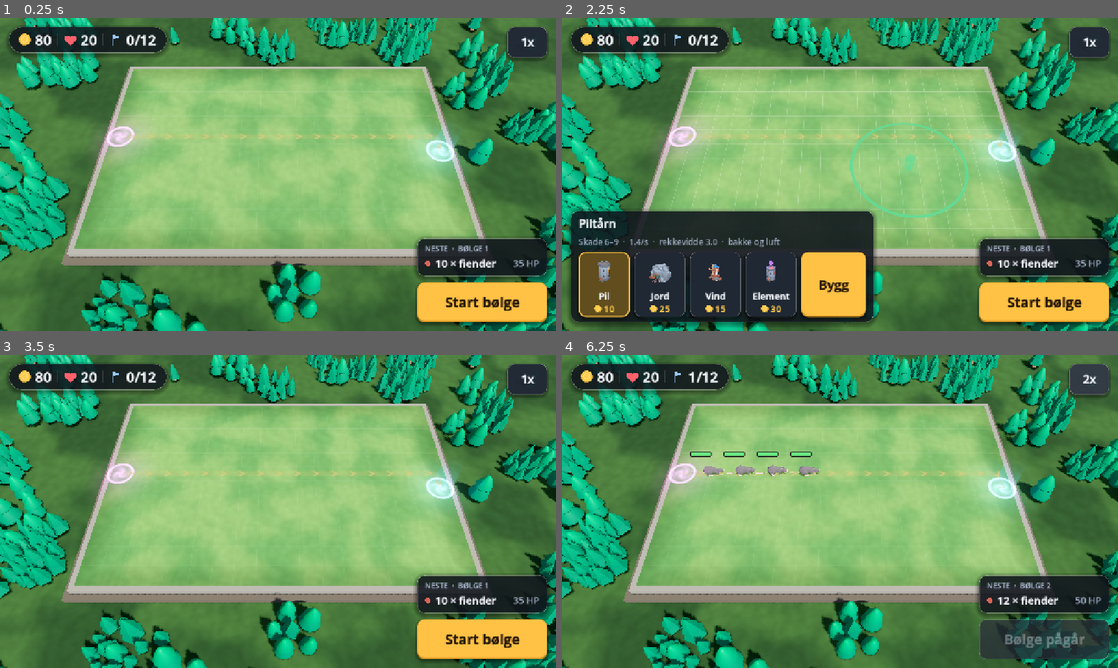
Above: before the commit, frames 1-4 (two rows, left to right).
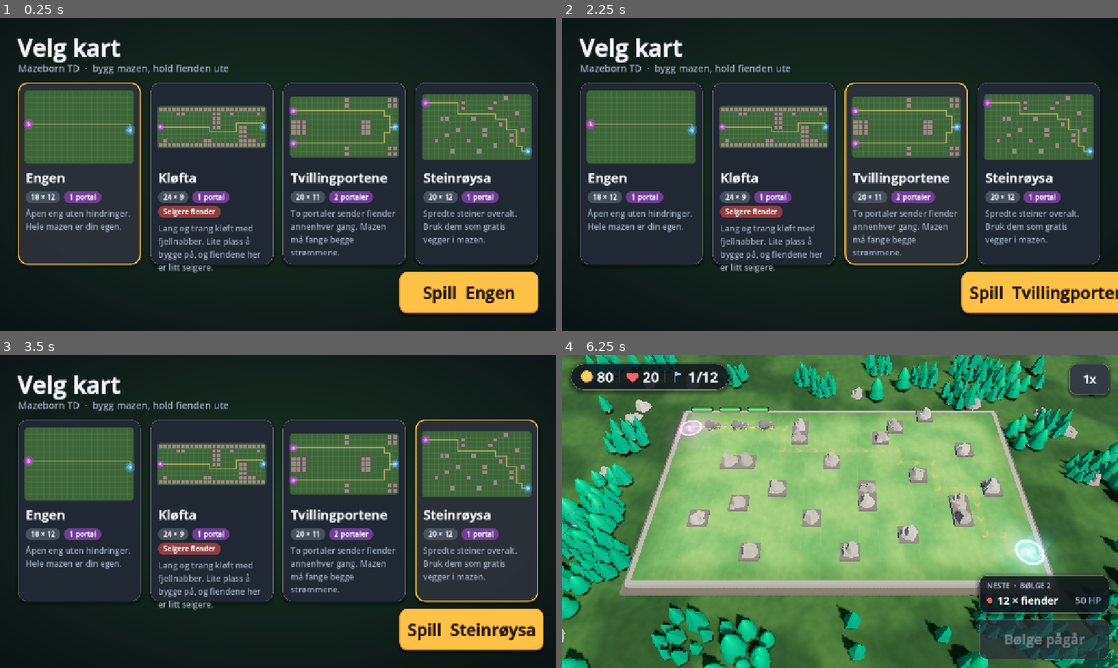
Above: after the commit, the same moments.

Repository: kristofferchr/Mazeborn-td
Game: Godot game, scene res://main.tscn
Same seed, same stepped clock (60 frames per second), same inputs: the game is played once before the commit and once after it.
Inputs (mouse positions are in pixels of both pictures, inside the frame that each line leads up to):
- Up to frame 1 (0.25 s): no input
- Up to frame 2 (2.25 s): click (639, 174) at 0.52 s; click (773, 174) at 1.27 s; click (906, 174) at 2.02 s
- Up to frame 3 (3.5 s): click (478, 511) at 2.77 s
- Up to frame 4 (6.25 s): click "Start bølge" (after the commit: "Spill Steinrøysa") at 3.5 s; click "1x" (after the commit: "Start bølge") at 4.25 s; click "2x" (after the commit: "1x") at 5 s; click "1x" (after the commit: "2x") at 5.75 s

The runs differ from the first frame. In frame 1, 90% of the frame differs, in the area x 0-100%, y 0-100%; in frame 2, 83%; in frame 3, 90%; in frame 4, 41%.

Commit message:
Start on a map select and let the end screen pick another map
main.tscn is now the app: a map select with a card per map (schematic
preview, name, description, size and portal chips) and a "Spill" button,
then a round on that map (round.tscn, the former main scene). "Prøv
igjen" restarts the same map and the new "Velg kart" goes back to the map
select. The demo and creep screenshot scenes load the round directly; the
demo takes another map from DEMO_MAP.

Co-Authored-By: Claude Opus 5.5 <noreply@anthropic.com>
Claude-Session: https://claude.ai/code/session_01N2P7G3PxPiaDcM9ztRnmNf

Diff:
--- a/game/main.gd
+++ b/game/main.gd
@@ -1,182 +1,42 @@
-extends Node3D
-## Game scene: runs the core Game with a fixed time step and wires the 3D view,
-## the camera and the HUD to it. Touch: tap a cell to preview, tap again (or
-## "Bygg") to build the kind chosen in the menu, tap a tower to upgrade or sell;
-## drag to pan, pinch to zoom.
+extends Node
+## The app: the map select first, then a round on the chosen map (round.tscn).
+## "Prøv igjen" starts the same map again and "Velg kart" goes back to the
+## map select, with the last map chosen.
 
-const TAP_SLOP := 14.0  # pixels a finger may move and still count as a tap
-const NO_CELL := Vector2i(-1, -1)
+const ROUND := preload("res://round.tscn")
 
-var game: Game
-var board: BoardView
-var camera: CameraRig
-var hud: Hud
-var speed := 1.0
-var selected := NO_CELL
-var build_kind := "arrow"  # tower kind chosen in the build menu
+static var last_map := Maps.DEFAULT
 
-var _touches: Dictionary = {}  # index -> position
-var _tap_start := Vector2.ZERO
-var _tap_valid := false
+var menu: MapSelect
+var current_round: Node
 
 
 func _ready() -> void:
-	game = Game.create_default(int(Time.get_unix_time_from_system()))
-	_build_environment()
-
-	board = BoardView.new()
-	add_child(board)
-	board.setup(game)
-
-	camera = CameraRig.new()
-	add_child(camera)
-	var size := Vector2(game.grid.size)
-	camera.setup(Rect2(Vector2.ZERO, size), 19.0)
-	camera.make_current()
-
-	hud = Hud.new()
-	add_child(hud)
-	hud.setup(game, board, camera)
-	hud.start_wave_pressed.connect(func() -> void: game.start_wave())
-	hud.build_pressed.connect(func() -> void: _build_selected())
-	hud.sell_pressed.connect(_sell_selected)
-	hud.upgrade_pressed.connect(func(option: String) -> void: game.upgrade(selected, option))
-	hud.kind_selected.connect(func(kind: String) -> void: build_kind = kind)
-	hud.targeting_pressed.connect(_toggle_targeting)
-	hud.speed_pressed.connect(_toggle_speed)
-	hud.retry_pressed.connect(func() -> void: get_tree().reload_current_scene())
-	game.game_over.connect(func(_won: bool) -> void: _select(NO_CELL))
+	show_menu()
 
 
-func _process(delta: float) -> void:
-	game.simulate(minf(delta, 0.25) * speed)
-	# Refresh the preview: gold, creeps and the maze change while it is shown.
-	board.show_selection(selected, selected != NO_CELL, build_kind)
-	hud.show_selection(selected, selected != NO_CELL, build_kind)
+func show_menu() -> void:
+	_clear()
+	menu = MapSelect.new()
+	menu.selected = last_map
+	menu.play_pressed.connect(play, CONNECT_DEFERRED)
+	add_child(menu)
 
 
-func _unhandled_input(event: InputEvent) -> void:
-	if event is InputEventScreenTouch:
-		var e := event as InputEventScreenTouch
-		if e.pressed:
-			if hud.is_over_ui(e.position):
-				return  # a button press, not a gesture on the map
-			_touches[e.index] = e.position
-			_tap_valid = _touches.size() == 1 and not hud.is_over_ui(e.position)
-			_tap_start = e.position
-		else:
-			_touches.erase(e.index)
-			if _tap_valid and _touches.is_empty():
-				_on_tap(e.position)
-			_tap_valid = false
-	elif event is InputEventScreenDrag:
-		var e := event as InputEventScreenDrag
-		if not _touches.has(e.index):
-			return
-		var old: Vector2 = _touches[e.index]
-		_touches[e.index] = e.position
-		if _touches.size() == 1:
-			if _tap_valid and e.position.distance_to(_tap_start) < TAP_SLOP:
-				return
-			if _tap_valid:
-				old = _tap_start
-				_tap_valid = false
-			camera.pan_screen(old, e.position)
-		elif _touches.size() == 2:
-			_pinch(e.index, old)
-	elif event is InputEventMouseButton and event.pressed:
-		var mb := event as InputEventMouseButton
-		if mb.button_index == MOUSE_BUTTON_WHEEL_UP:
-			camera.zoom(1.1, mb.position)
-		elif mb.button_index == MOUSE_BUTTON_WHEEL_DOWN:
-			camera.zoom(1.0 / 1.1, mb.position)
-	elif event is InputEventMagnifyGesture:
-		var mg := event as InputEventMagnifyGesture
-		camera.zoom(mg.factor, mg.position)
+func play(map_id: String) -> void:
+	last_map = map_id
+	_clear()
+	current_round = ROUND.instantiate()
+	current_round.map_id = map_id
+	current_round.retry_requested.connect(play.bind(map_id), CONNECT_DEFERRED)
+	current_round.maps_requested.connect(show_menu, CONNECT_DEFERRED)
+	add_child(current_round)
 
 
-func _pinch(moved: int, old: Vector2) -> void:
-	var other: Vector2
-	for i: int in _touches:
-		if i != moved:
-			other = _touches[i]
-	var now: Vector2 = _touches[moved]
-	var d_old := old.distance_to(other)
-	var d_new := now.distance_to(other)
-	if d_old > 1.0 and d_new > 1.0:
-		camera.zoom(d_new / d_old, (now + other) / 2.0)
-	camera.pan_screen((old + other) / 2.0, (now + other) / 2.0)
-
-
-func _on_tap(pos: Vector2) -> void:
-	if game.is_over():
-		return
-	var p := camera.ground_point(pos)
-	var cell := Vector2i(floori(p.x), floori(p.z))
-	if not game.grid.in_bounds(cell):
-		_select(NO_CELL)
-	elif cell == selected and game.tower_at(cell) == null:
-		_build_selected()
-	else:
-		_select(cell)
-
-
-func _select(cell: Vector2i) -> void:
-	selected = cell
-
-
-func _build_selected() -> void:
-	if selected != NO_CELL and game.build(selected, build_kind) != null:
-		_select(NO_CELL)
-
-
-func _sell_selected() -> void:
-	if selected != NO_CELL and game.sell(selected) > 0:
-		_select(NO_CELL)
-
-
-func _toggle_targeting() -> void:
-	var tower := game.tower_at(selected)
-	if tower:
-		tower.targeting = (
-			Tower.Targeting.CLOSEST
-			if tower.targeting == Tower.Targeting.FIRST
-			else Tower.Targeting.FIRST
-		)
-
-
-func _toggle_speed() -> void:
-	speed = 2.0 if speed == 1.0 else 1.0
-	hud.set_speed_text("%dx" % int(speed))
-
-
-func _build_environment() -> void:
-	# Warm late-afternoon sun with soft shadows, cool sky fill light.
-	var sun := DirectionalLight3D.new()
-	sun.rotation_degrees = Vector3(-50.0, 40.0, 0.0)
-	sun.light_color = Color(1.0, 0.94, 0.84)
-	sun.light_energy = 1.25
-	sun.shadow_enabled = true
-	sun.shadow_blur = 1.5
-	sun.directional_shadow_max_distance = 45.0
-	add_child(sun)
-
-	var e := Environment.new()
-	e.background_mode = Environment.BG_COLOR
-	e.background_color = Color(0.13, 0.22, 0.14)
-	e.ambient_light_source = Environment.AMBIENT_SOURCE_COLOR
-	e.ambient_light_color = Color(0.62, 0.7, 0.85)
-	e.ambient_light_energy = 0.75
-	e.tonemap_mode = Environment.TONE_MAPPER_FILMIC
-	e.tonemap_exposure = 1.05
-	e.tonemap_white = 6.0
-	e.glow_enabled = true
-	e.glow_intensity = 0.6
-	e.glow_bloom = 0.05
-	e.glow_hdr_threshold = 0.9
-	e.adjustment_enabled = true
-	e.adjustment_saturation = 1.0
-	e.adjustment_contrast = 1.05
-	var env := WorldEnvironment.new()
-	env.environment = e
-	add_child(env)
+func _clear() -> void:
+	for n: Node in [menu, current_round]:
+		if is_instance_valid(n):
+			remove_child(n)
+			n.queue_free()
+	menu = null
+	current_round = null
--- a/game/main.tscn
+++ b/game/main.tscn
@@ -2,5 +2,5 @@
 
 [ext_resource type="Script" path="res://main.gd" id="1"]
 
-[node name="Main" type="Node3D"]
+[node name="Main" type="Node"]
 script = ExtResource("1")
--- /dev/null
+++ b/game/round.gd
@@ -0,0 +1,204 @@
+extends Node3D
+## One round on a map: runs the core Game with a fixed time step and wires the
+## 3D view, the camera and the HUD to it. Set map_id before adding it to the
+## tree (default: the default map, so the scene also runs on its own).
+## Touch: tap a cell to preview, tap again (or "Bygg") to build the kind chosen
+## in the menu, tap a tower to upgrade or sell; drag to pan, pinch to zoom.
+
+signal retry_requested  # "Prøv igjen": the same map again
+signal maps_requested  # "Velg kart": back to the map select
+
+const TAP_SLOP := 14.0  # pixels a finger may move and still count as a tap
+const NO_CELL := Vector2i(-1, -1)
+
+var map_id := Maps.DEFAULT
+var game: Game
+var board: BoardView
+var camera: CameraRig
+var hud: Hud
+var speed := 1.0
+var selected := NO_CELL
+var build_kind := "arrow"  # tower kind chosen in the build menu
+
+var _touches: Dictionary = {}  # index -> position
+var _tap_start := Vector2.ZERO
+var _tap_valid := false
+
+
+func _ready() -> void:
+	game = Game.create_map(map_id, int(Time.get_unix_time_from_system()))
+	_build_environment()
+
+	board = BoardView.new()
+	add_child(board)
+	board.setup(game)
+
+	camera = CameraRig.new()
+	add_child(camera)
+	var size := Vector2(game.grid.size)
+	camera.setup(Rect2(Vector2.ZERO, size), CameraRig.fit_distance(size))
+	camera.make_current()
+
+	hud = Hud.new()
+	add_child(hud)
+	hud.setup(game, board, camera)
+	hud.start_wave_pressed.connect(func() -> void: game.start_wave())
+	hud.build_pressed.connect(func() -> void: _build_selected())
+	hud.sell_pressed.connect(_sell_selected)
+	hud.upgrade_pressed.connect(func(option: String) -> void: game.upgrade(selected, option))
+	hud.kind_selected.connect(func(kind: String) -> void: build_kind = kind)
+	hud.targeting_pressed.connect(_toggle_targeting)
+	hud.speed_pressed.connect(_toggle_speed)
+	hud.retry_pressed.connect(_retry)
+	hud.maps_pressed.connect(_choose_map)
+	game.game_over.connect(func(_won: bool) -> void: _select(NO_CELL))
+
+
+## Restarts the map: the app (main.gd) makes a new round; on its own the scene
+## reloads.
+func _retry() -> void:
+	if retry_requested.get_connections().is_empty():
+		get_tree().reload_current_scene()
+	else:
+		retry_requested.emit()
+
+
+func _choose_map() -> void:
+	if maps_requested.get_connections().is_empty():
+		get_tree().change_scene_to_file("res://main.tscn")
+	else:
+		maps_requested.emit()
+
+
+func _process(delta: float) -> void:
+	game.simulate(minf(delta, 0.25) * speed)
+	# Refresh the preview: gold, creeps and the maze change while it is shown.
+	board.show_selection(selected, selected != NO_CELL, build_kind)
+	hud.show_selection(selected, selected != NO_CELL, build_kind)
+
+
+func _unhandled_input(event: InputEvent) -> void:
+	if event is InputEventScreenTouch:
+		var e := event as InputEventScreenTouch
+		if e.pressed:
+			if hud.is_over_ui(e.position):
+				return  # a button press, not a gesture on the map
+			_touches[e.index] = e.position
+			_tap_valid = _touches.size() == 1 and not hud.is_over_ui(e.position)
+			_tap_start = e.position
+		else:
+			_touches.erase(e.index)
+			if _tap_valid and _touches.is_empty():
+				_on_tap(e.position)
+			_tap_valid = false
+	elif event is InputEventScreenDrag:
+		var e := event as InputEventScreenDrag
+		if not _touches.has(e.index):
+			return
+		var old: Vector2 = _touches[e.index]
+		_touches[e.index] = e.position
+		if _touches.size() == 1:
+			if _tap_valid and e.position.distance_to(_tap_start) < TAP_SLOP:
+				return
+			if _tap_valid:
+				old = _tap_start
+				_tap_valid = false
+			camera.pan_screen(old, e.position)
+		elif _touches.size() == 2:
+			_pinch(e.index, old)
+	elif event is InputEventMouseButton and event.pressed:
+		var mb := event as InputEventMouseButton
+		if mb.button_index == MOUSE_BUTTON_WHEEL_UP:
+			camera.zoom(1.1, mb.position)
+		elif mb.button_index == MOUSE_BUTTON_WHEEL_DOWN:
+			camera.zoom(1.0 / 1.1, mb.position)
+	elif event is InputEventMagnifyGesture:
+		var mg := event as InputEventMagnifyGesture
+		camera.zoom(mg.factor, mg.position)
+
+
+func _pinch(moved: int, old: Vector2) -> void:
+	var other: Vector2
+	for i: int in _touches:
+		if i != moved:
+			other = _touches[i]
+	var now: Vector2 = _touches[moved]
+	var d_old := old.distance_to(other)
+	var d_new := now.distance_to(other)
+	if d_old > 1.0 and d_new > 1.0:
+		camera.zoom(d_new / d_old, (now + other) / 2.0)
+	camera.pan_screen((old + other) / 2.0, (now + other) / 2.0)
+
+
+func _on_tap(pos: Vector2) -> void:
+	if game.is_over():
+		return
+	var p := camera.ground_point(pos)
+	var cell := Vector2i(floori(p.x), floori(p.z))
+	if not game.grid.in_bounds(cell):
+		_select(NO_CELL)
+	elif cell == selected and game.tower_at(cell) == null:
+		_build_selected()
+	else:
+		_select(cell)
+
+
+func _select(cell: Vector2i) -> void:
+	selected = cell
+
+
+func _build_selected() -> void:
+	if selected != NO_CELL and game.build(selected, build_kind) != null:
+		_select(NO_CELL)
+
+
+func _sell_selected() -> void:
+	if selected != NO_CELL and game.sell(selected) > 0:
+		_select(NO_CELL)
+
+
+func _toggle_targeting() -> void:
+	var tower := game.tower_at(selected)
+	if tower:
+		tower.targeting = (
+			Tower.Targeting.CLOSEST
+			if tower.targeting == Tower.Targeting.FIRST
+			else Tower.Targeting.FIRST
+		)
+
+
+func _toggle_speed() -> void:
+	speed = 2.0 if speed == 1.0 else 1.0
+	hud.set_speed_text("%dx" % int(speed))
+
+
+func _build_environment() -> void:
+	# Warm late-afternoon sun with soft shadows, cool sky fill light.
+	var sun := DirectionalLight3D.new()
+	sun.rotation_degrees = Vector3(-50.0, 40.0, 0.0)
+	sun.light_color = Color(1.0, 0.94, 0.84)
+	sun.light_energy = 1.25
+	sun.shadow_enabled = true
+	sun.shadow_blur = 1.5
+	sun.directional_shadow_max_distance = 45.0
+	add_child(sun)
+
+	var e := Environment.new()
+	e.background_mode = Environment.BG_COLOR
+	e.background_color = Color(0.13, 0.22, 0.14)
+	e.ambient_light_source = Environment.AMBIENT_SOURCE_COLOR
+	e.ambient_light_color = Color(0.62, 0.7, 0.85)
+	e.ambient_light_energy = 0.75
+	e.tonemap_mode = Environment.TONE_MAPPER_FILMIC
+	e.tonemap_exposure = 1.05
+	e.tonemap_white = 6.0
+	e.glow_enabled = true
+	e.glow_intensity = 0.6
+	e.glow_bloom = 0.05
+	e.glow_hdr_threshold = 0.9
+	e.adjustment_enabled = true
+	e.adjustment_saturation = 1.0
+	e.adjustment_contrast = 1.05
+	var env := WorldEnvironment.new()
+	env.environment = e
+	add_child(env)
--- /dev/null
+++ b/game/round.tscn
@@ -0,0 +1,6 @@
+[gd_scene load_steps=2 format=3]
+
+[ext_resource type="Script" path="res://round.gd" id="1"]
+
+[node name="Round" type="Node3D"]
+script = ExtResource("1")
--- a/game/tools/creeps.gd
+++ b/game/tools/creeps.gd
@@ -10,7 +10,7 @@
 
 
 func _ready() -> void:
-	var main: Node = load("res://main.tscn").instantiate()
+	var main: Node = load("res://round.tscn").instantiate()
 	add_child(main)
 	main.speed = 0.0
 	var game: Game = main.game
--- a/game/tools/demo.gd
+++ b/game/tools/demo.gd
@@ -1,10 +1,14 @@
 extends Node
 ## Screenshot scene: the real game with a mixed maze, mid-way through wave 6.
-## Usage: scripts/screenshot.sh out.png res://tools/demo.tscn 30 2532x1170
+## Skips the map select and plays the default map, or the map in env DEMO_MAP.
+## Usage: [DEMO_MAP=klofta] scripts/screenshot.sh out.png res://tools/demo.tscn 30 2532x1170
 
 
 func _ready() -> void:
-	var main: Node = load("res://main.tscn").instantiate()
+	var main: Node = load("res://round.tscn").instantiate()
+	var map_id := OS.get_environment("DEMO_MAP")
+	if map_id != "":
+		main.map_id = map_id
 	add_child(main)
 	var game: Game = main.game
 	game.rng.seed = 1
@@ -37,4 +41,8 @@
 	game.start_wave()
 	game.simulate(9.0)
 	main.speed = 0.0  # freeze mid-wave for the screenshot
-	main.selected = Vector2i(9, 4)
+	# Show the build preview on a free cell near the middle.
+	var cell := Vector2i(9, 4)
+	while cell.x < game.grid.size.x - 1 and not game.grid.can_build(cell):
+		cell.x += 1
+	main.selected = cell
--- a/game/view/hud.gd
+++ b/game/view/hud.gd
@@ -12,6 +12,7 @@
 signal targeting_pressed
 signal speed_pressed
 signal retry_pressed
+signal maps_pressed
 
 const MARGIN := 20.0
 const TAG_COLORS := {
@@ -510,11 +511,18 @@
 	var gap := Control.new()
 	gap.custom_minimum_size = Vector2(0, 10)
 	box.add_child(gap)
+	var buttons := HBoxContainer.new()
+	buttons.alignment = BoxContainer.ALIGNMENT_CENTER
+	buttons.add_theme_constant_override("separation", 16)
+	box.add_child(buttons)
+	var maps := _button("Velg kart", "secondary", func() -> void: maps_pressed.emit())
+	maps.custom_minimum_size = Vector2(240, 96)
+	maps.add_theme_font_size_override("font_size", 30)
+	buttons.add_child(maps)
 	var retry := _button("Prøv igjen", "primary", func() -> void: retry_pressed.emit())
-	retry.custom_minimum_size = Vector2(340, 96)
+	retry.custom_minimum_size = Vector2(300, 96)
 	retry.add_theme_font_size_override("font_size", 34)
-	retry.size_flags_horizontal = Control.SIZE_SHRINK_CENTER
-	box.add_child(retry)
+	buttons.add_child(retry)
 	_root.add_child(_end)
 
 
@@ -696,8 +704,8 @@
 	_next.visible = false
 	_end.visible = true
 	_end_stats.text = (
-		"Bølge %d av %d   ·   %d liv   ·   %d gull"
-		% [game.wave, game.waves.size(), game.lives, game.gold]
+		"%s   ·   Bølge %d av %d   ·   %d liv   ·   %d gull"
+		% [game.map.get("name", "Kart"), game.wave, game.waves.size(), game.lives, game.gold]
 	)
 	if won:
 		_end_title.text = "Seier!"
--- /dev/null
+++ b/game/view/map_preview.gd
@@ -0,0 +1,58 @@
+class_name MapPreview
+extends Control
+## Small schematic of a map drawn in 2D: the cells, rocks, the creep paths on
+## the open map, the spawns and the goal. Keeps the map's aspect ratio.
+
+const FIELD := Color(0.24, 0.4, 0.22)
+const FIELD_LINE := Color(1, 1, 1, 0.05)
+const ROCK := Color(0.58, 0.55, 0.5)
+const ROCK_EDGE := Color(0.36, 0.34, 0.31)
+const PATH := Color(1.0, 0.86, 0.45, 0.55)
+const SPAWN := Color(0.85, 0.3, 1.0)
+const GOAL := Color(0.35, 0.7, 1.0)
+
+var grid: Grid
+
+
+static func make(p_grid: Grid, min_size: Vector2) -> MapPreview:
+	var p := MapPreview.new()
+	p.grid = p_grid
+	p.custom_minimum_size = min_size
+	p.mouse_filter = Control.MOUSE_FILTER_IGNORE
+	return p
+
+
+func _draw() -> void:
+	if grid == null:
+		return
+	var cells := Vector2(grid.size)
+	var k := minf(size.x / cells.x, size.y / cells.y)
+	var origin := (size - cells * k) / 2.0
+	var field := StyleBoxFlat.new()
+	field.bg_color = FIELD
+	field.set_corner_radius_all(int(k * 0.6))
+	field.anti_aliasing = true
+	draw_style_box(field, Rect2(origin - Vector2(2, 2), cells * k + Vector2(4, 4)))
+	for x in range(1, grid.size.x):
+		draw_line(origin + Vector2(x * k, 0), origin + Vector2(x * k, cells.y * k), FIELD_LINE)
+	for y in range(1, grid.size.y):
+		draw_line(origin + Vector2(0, y * k), origin + Vector2(cells.x * k, y * k), FIELD_LINE)
+	for cell: Vector2i in grid.rocks:
+		var r := Rect2(origin + Vector2(cell) * k, Vector2(k, k))
+		draw_rect(r, ROCK_EDGE)
+		draw_rect(r.grow(-maxf(k * 0.12, 1.0)), ROCK)
+	for i in grid.spawns.size():
+		var pts := PackedVector2Array()
+		for c in grid.path(i):
+			pts.append(origin + Grid.center(c) * k)
+		if pts.size() >= 2:
+			draw_polyline(pts, PATH, maxf(k * 0.22, 2.0), true)
+	for s in grid.spawns:
+		_marker(origin + Grid.center(s) * k, k, SPAWN)
+	_marker(origin + Grid.center(grid.goal) * k, k, GOAL)
+
+
+func _marker(at: Vector2, k: float, color: Color) -> void:
+	draw_circle(at, k * 0.85, Color(color, 0.3))
+	draw_circle(at, k * 0.5, color)
+	draw_circle(at, k * 0.22, color.lightened(0.6))
--- /dev/null
+++ b/game/view/map_select.gd
@@ -0,0 +1,163 @@
+class_name MapSelect
+extends Control
+## Map select before a round: a card per map (schematic, name, description and
+## chips) and a "Spill" button for the chosen one. Look: UiStyle.
+
+signal play_pressed(map_id: String)
+
+const MARGIN := 40.0
+const GAP := 22
+
+var selected := Maps.DEFAULT
+
+var _cards: Dictionary = {}  # map id -> Button
+var _grid: GridContainer
+var _play: Button
+var _title: Label
+var _subtitle: Label
+var _back: Texture2D
+
+
+func _ready() -> void:
+	set_anchors_preset(Control.PRESET_FULL_RECT)
+	theme = UiStyle.theme()
+	_build()
+	get_viewport().size_changed.connect(_layout)
+	_select(selected if _cards.has(selected) else Maps.DEFAULT)
+	_layout()
+
+
+func _build() -> void:
+	_back = _backdrop()
+	_title = UiStyle.label("Velg kart", 54, UiStyle.TEXT, true)
+	add_child(_title)
+	_subtitle = UiStyle.label("Mazeborn TD  ·  bygg mazen, hold fienden ute", 22, UiStyle.MUTED)
+	add_child(_subtitle)
+
+	_grid = GridContainer.new()
+	_grid.add_theme_constant_override("h_separation", GAP)
+	_grid.add_theme_constant_override("v_separation", GAP)
+	add_child(_grid)
+	for id in Maps.ids():
+		var card := _card(Maps.load_map(id))
+		_grid.add_child(card)
+		_cards[id] = card
+
+	_play = Button.new()
+	_play.text = "Spill"
+	_play.focus_mode = Control.FOCUS_NONE
+	_play.custom_minimum_size = Vector2(320, 96)
+	_play.add_theme_font_size_override("font_size", 38)
+	UiStyle.style_button(_play, "primary")
+	_play.pressed.connect(func() -> void: play_pressed.emit(selected))
+	add_child(_play)
+
+
+func _card(m: Dictionary) -> Button:
+	var id := str(m.id)
+	var card := Button.new()
+	card.toggle_mode = true
+	card.focus_mode = Control.FOCUS_NONE
+	var normal := UiStyle.button_box("secondary", "normal")
+	normal.set_corner_radius_all(22)
+	var hover := UiStyle.button_box("secondary", "hover")
+	hover.set_corner_radius_all(22)
+	var chosen := UiStyle.button_box("secondary", "hover")
+	chosen.set_corner_radius_all(22)
+	chosen.set_border_width_all(3)
+	chosen.border_color = UiStyle.ACCENT
+	chosen.bg_color = Color(0.17, 0.19, 0.22, 0.97)
+	card.add_theme_stylebox_override("normal", normal)
+	card.add_theme_stylebox_override("hover", hover)
+	card.add_theme_stylebox_override("pressed", chosen)
+	card.add_theme_stylebox_override("hover_pressed", chosen)
+	card.add_theme_stylebox_override("focus", UiStyle.button_box("secondary", "focus"))
+	card.pressed.connect(_select.bind(id))
+
+	var box := VBoxContainer.new()
+	box.set_anchors_preset(Control.PRESET_FULL_RECT)
+	box.offset_left = 18
+	box.offset_right = -18
+	box.offset_top = 18
+	box.offset_bottom = -16
+	box.add_theme_constant_override("separation", 10)
+	box.mouse_filter = Control.MOUSE_FILTER_IGNORE
+	card.add_child(box)
+
+	var grid := Maps.grid(m)
+	var preview := MapPreview.make(grid, Vector2(0, 150))
+	preview.name = "Preview"
+	box.add_child(preview)
+	var title := UiStyle.label(str(m.name), 30, UiStyle.TEXT, true)
+	box.add_child(title)
+	var chips := HFlowContainer.new()
+	chips.add_theme_constant_override("h_separation", 8)
+	chips.add_theme_constant_override("v_separation", 6)
+	chips.mouse_filter = Control.MOUSE_FILTER_IGNORE
+	chips.add_child(UiStyle.chip("%d × %d" % [grid.size.x, grid.size.y], Color(0.3, 0.34, 0.4), 16))
+	var n := grid.spawns.size()
+	var portals := "1 portal" if n == 1 else "%d portaler" % n
+	chips.add_child(UiStyle.chip(portals, Color(0.5, 0.25, 0.65), 16))
+	if float(m.get("rules", {}).get("hp_scale", 1.0)) > 1.0:
+		chips.add_child(UiStyle.chip("Seigere fiender", Color(0.65, 0.25, 0.25), 16))
+	box.add_child(chips)
+	var text := UiStyle.label(str(m.get("description", "")), 19, UiStyle.MUTED)
+	text.autowrap_mode = TextServer.AUTOWRAP_WORD_SMART
+	text.size_flags_vertical = Control.SIZE_EXPAND_FILL
+	box.add_child(text)
+	return card
+
+
+func _select(id: String) -> void:
+	selected = id
+	for key: String in _cards:
+		(_cards[key] as Button).set_pressed_no_signal(key == id)
+	if _play:
+		_play.text = "Spill  %s" % Maps.load_map(id).name
+
+
+## Cards in one row on wide screens and in two on narrower ones, sized to fit.
+func _layout() -> void:
+	var vp := get_viewport_rect().size
+	var cols := 4 if vp.x >= 1200 and vp.x / vp.y >= 1.6 else 2
+	_grid.columns = cols
+	var rows := ceili(_cards.size() / float(cols))
+	var w := clampf((vp.x - MARGIN * 2.0 - GAP * (cols - 1)) / cols, 240.0, 560.0)
+	var h := clampf((vp.y - 300.0 - GAP * (rows - 1)) / rows, 220.0, 420.0)
+	for card: Button in _cards.values():
+		card.custom_minimum_size = Vector2(w, h)
+		var preview := card.find_child("Preview", true, false) as Control
+		preview.custom_minimum_size.y = clampf(h * 0.42, 90.0, 170.0)
+	_grid.reset_size()
+	var top := MARGIN * 0.8
+	_title.position = Vector2(MARGIN, top)
+	_subtitle.position = Vector2(MARGIN + 2, top + 68)
+	var grid_top := top + 116.0
+	_grid.position = Vector2((vp.x - _grid.size.x) / 2.0, grid_top)
+	_play.size = _play.custom_minimum_size
+	_play.reset_size()
+	_play.position = Vector2(
+		vp.x - MARGIN - _play.size.x, minf(grid_top + _grid.size.y + 26.0, vp.y - MARGIN - 96)
+	)
+	queue_redraw()
+
+
+func _draw() -> void:
+	var vp := get_viewport_rect().size
+	draw_rect(Rect2(Vector2.ZERO, vp), Color(0.03, 0.05, 0.07))
+	draw_texture_rect(_back, Rect2(Vector2.ZERO, vp), false)
+
+
+## Dark backdrop with a soft green glow in the middle.
+func _backdrop() -> GradientTexture2D:
+	var g := Gradient.new()
+	g.set_color(0, Color(0.1, 0.2, 0.14))
+	g.set_color(1, Color(0.03, 0.05, 0.07))
+	var tex := GradientTexture2D.new()
+	tex.gradient = g
+	tex.fill = GradientTexture2D.FILL_RADIAL
+	tex.fill_from = Vector2(0.5, 0.45)
+	tex.fill_to = Vector2(1.1, 1.1)
+	tex.width = 256
+	tex.height = 256
+	return tex
Not shown, changed: game/main.gd.uid
Not shown, added: game/round.gd.uid
Not shown, added: game/view/map_preview.gd.uid
Not shown, added: game/view/map_select.gd.uid
